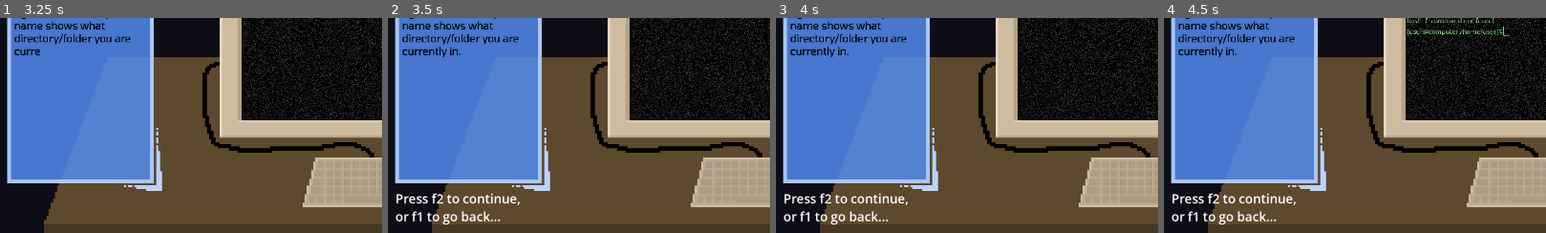
Above: before the commit, frames 1-4 (left to right).
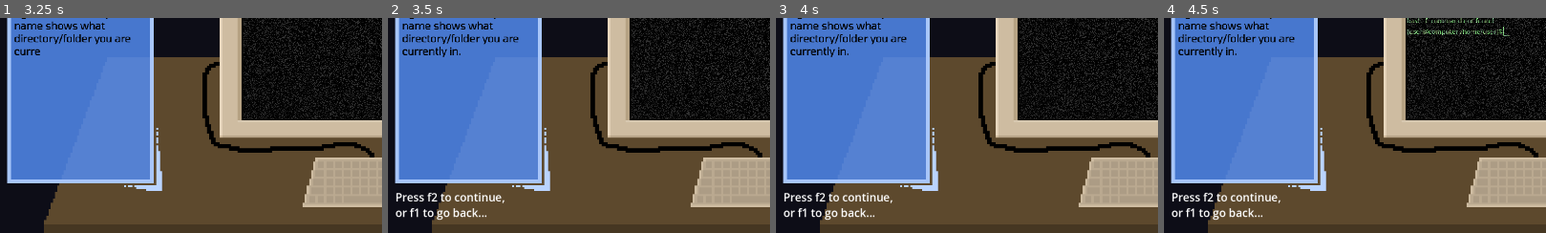
Above: after the commit, the same moments.

Repository: bunnybunnybun/The-Resistance
Game: Godot game, scene res://scenes/LearningTheBasics.tscn
The game is run twice, just before and just after one commit, with the same random seed, the same clock (stepped at 60 frames per second) and the same inputs. This scene is started directly instead of the project's main scene.
Inputs (mouse positions are % of the whole screen's width and height, from its top left):
- Up to frame 1 (3.25 s): tap Enter at 0.5, 0.6, 1.35, 2.3, 3.05 s; move the mouse to (11, 42) at 0.52 s; hold Right 0.53-1.28 s; click (11, 42) at 0.67 s; move the mouse to (50, 48) at 1.27 s; hold F1 (backward_in_dialog) 1.28-2.03 s; click (50, 48) at 1.42 s; move the mouse to (60, 28) at 2.02 s; hold Right 2.03-2.78 s; tap Alt at 2.1 s; move the mouse to (45, 70) at 2.77 s; hold F2 (forward_in_dialog) from 2.78 s (still down); tap Shift at 2.85 s; click (45, 70) at 2.92 s
- Up to frame 2 (3.5 s): keep holding F2 (forward_in_dialog)
- Up to frame 3 (4 s): tap F at 3.5 s; move the mouse to (80, 65) at 3.52 s; release F2 (forward_in_dialog) at 3.53 s; hold Left from 3.53 s (still down); tap Enter at 3.6 s
- Up to frame 4 (4.5 s): keep holding Left; tap F at 4.25 s; move the mouse to (20, 35) at 4.27 s; tap Enter at 4.35 s
The pictures show only the part of the screen within x 1-51%, y 43-93%; the shares and areas given below are measured in that part.

Frame 1 is identical in both runs. In frame 2, 1.8% of the frame differs, in the area x 2-35%, y 81-97%; in frame 3, 1.8%; in frame 4, 1.8%.

Commit message:
Created a 'show answer' button to help if you get stuck on the decrypting wifi password part.

Diff:
--- a/scenes/LearningTheBasics.tscn
+++ b/scenes/LearningTheBasics.tscn
@@ -11,6 +11,13 @@
 [ext_resource type="PackedScene" uid="uid://c22nd57fwepa8" path="res://scenes/pause_menu.tscn" id="8_x8wt3"]
 [ext_resource type="Shader" uid="uid://dg7bwch6d16pa" path="res://shaders/CRT.gdshader" id="9_popb1"]
 [ext_resource type="Script" uid="uid://yhhmhv0swh1n" path="res://scripts/nano.gd" id="10_0cwho"]
+[ext_resource type="Texture2D" uid="uid://dcv0qim7mxkuk" path="res://images/pause_menu_button.png" id="12_6gixm"]
+[ext_resource type="Texture2D" uid="uid://kalb6fyb8sq" path="res://images/pause_menu_button_click.png" id="13_1s73h"]
+[ext_resource type="Texture2D" uid="uid://jkfrtx7yncvs" path="res://images/pause_menu_button_hover.png" id="14_5v3h6"]
+[ext_resource type="Texture2D" uid="uid://ckrh7na86fasd" path="res://images/pause_menu_button_focused.png" id="15_ad878"]
+[ext_resource type="FontFile" uid="uid://b3gueu447qavs" path="res://fonts/elounda/font/Elounda-Regular.ttf" id="16_1s73h"]
+[ext_resource type="Script" uid="uid://boi72mdv2d5ey" path="res://scenes/show_answer.gd" id="16_ad878"]
+[ext_resource type="Texture2D" uid="uid://b14ib3allxbgq" path="res://images/pause_menu.png" id="17_5v3h6"]
 
 [sub_resource type="ShaderMaterial" id="ShaderMaterial_popb1"]
 shader = ExtResource("9_popb1")
@@ -127,10 +134,10 @@
 offset_left = 33.0
 offset_top = 354.0
 offset_right = 399.0
-offset_bottom = 447.0
+offset_bottom = 492.0
 grow_vertical = 2
 theme_override_colors/font_outline_color = Color(0, 0, 0, 0)
-theme_override_font_sizes/normal_font_size = 32
+theme_override_font_sizes/normal_font_size = 28
 bbcode_enabled = true
 
 [node name="Terminal" type="TextEdit" parent="."]
@@ -164,6 +171,7 @@
 script = ExtResource("1_2qdsd")
 
 [node name="file_editor_terminal" type="Control" parent="."]
+visible = false
 layout_mode = 1
 anchors_preset = 8
 anchor_left = 0.5
@@ -275,4 +283,74 @@
 visible = false
 layout_mode = 1
 
+[node name="show_answer" type="TextureButton" parent="."]
+texture_filter = 1
+layout_mode = 1
+anchors_preset = 1
+anchor_left = 1.0
+anchor_right = 1.0
+offset_left = -278.0
+offset_top = 15.0
+offset_right = -15.0
+offset_bottom = 123.0
+grow_horizontal = 0
+texture_normal = ExtResource("12_6gixm")
+texture_pressed = ExtResource("13_1s73h")
+texture_hover = ExtResource("14_5v3h6")
+texture_focused = ExtResource("15_ad878")
+stretch_mode = 5
+script = ExtResource("16_ad878")
+
+[node name="Label" type="Label" parent="show_answer"]
+layout_mode = 1
+anchors_preset = 15
+anchor_right = 1.0
+anchor_bottom = 1.0
+grow_horizontal = 2
+grow_vertical = 2
+theme_override_colors/font_color = Color(0, 0, 0, 1)
+theme_override_constants/outline_size = 2
+theme_override_fonts/font = ExtResource("16_1s73h")
+theme_override_font_sizes/font_size = 26
+text = "Stuck?
+Show answer"
+horizontal_alignment = 1
+vertical_alignment = 1
+
+[node name="answer_box" type="TextureRect" parent="."]
+texture_filter = 1
+layout_mode = 1
+anchors_preset = 15
+anchor_right = 1.0
+anchor_bottom = 1.0
+offset_left = 1560.0
+offset_top = 143.0
+offset_right = -17.0
+offset_bottom = -474.0
+grow_horizontal = 2
+grow_vertical = 2
+texture = ExtResource("17_5v3h6")
+stretch_mode = 5
+
+[node name="Label" type="RichTextLabel" parent="answer_box"]
+layout_mode = 1
+anchors_preset = 15
+anchor_right = 1.0
+anchor_bottom = 1.0
+offset_left = 34.0
+offset_top = 33.0
+offset_right = -34.0
+offset_bottom = -32.0
+grow_horizontal = 2
+grow_vertical = 2
+focus_mode = 2
+theme_override_colors/default_color = Color(0, 0, 0, 1)
+theme_override_colors/font_outline_color = Color(0, 0, 0, 1)
+theme_override_constants/outline_size = 2
+theme_override_fonts/normal_font = ExtResource("2_kucbt")
+theme_override_font_sizes/normal_font_size = 33
+text = "The password is \"secure\", so the full command to connect to wifi would be: nmcli device wifi connect PurpleArmadillo password secure"
+selection_enabled = true
+
 [connection signal="gui_input" from="file_editor_terminal/text_box" to="file_editor_terminal/text_box" method="_on_gui_input"]
+[connection signal="pressed" from="show_answer" to="show_answer" method="_on_pressed"]
--- /dev/null
+++ b/scenes/show_answer.gd
@@ -0,0 +1,15 @@
+extends TextureButton
+@onready var button = $"."
+@onready var answer_box = $"../answer_box"
+
+func _ready():
+	button.visible = false
+	answer_box.visible = false
+
+
+
+func _on_pressed():
+	if answer_box.visible == false:
+		answer_box.visible = true
+	else:
+		answer_box.visible = false
--- a/scripts/rich_text_label.gd
+++ b/scripts/rich_text_label.gd
@@ -32,12 +32,16 @@
 func on_tween_finish():
 	if current_dialog == 4:
 		label2.text = "Complete the task to continue, or press f1 to go back..."
-	if current_dialog == 7:
+	elif current_dialog == 6:
+		$"../../show_answer".visible = true
+	elif current_dialog == 7:
 		label2.text = "Press f2 to continue,\nor f1 to go back..."
 	label2.visible = true
 
 func _input(event):
 	if Input.is_action_just_pressed("forward_in_dialog") and label2.visible == true and label2.text == "Press f2 to continue,\nor f1 to go back...":
+		$"../../show_answer".visible = false
+		$"../../answer_box".visible = false
 		label.accept_event()
 		label.visible_ratio = 0.0
 		label2.visible = false
@@ -58,6 +62,8 @@
 			tween.finished.connect(on_tween_finish)
 
 	if Input.is_action_just_pressed("backward_in_dialog") and label2.visible == true:
+		$"../../show_answer".visible = false
+		$"../../answer_box".visible = false
 		label.accept_event()
 		label.visible_ratio = 0.0
 		label2.visible = false
@@ -106,6 +112,8 @@
 func nmcli_connect_completed():
 	if current_dialog == 6 and label2.visible == true:
 		label.accept_event()
+		$"../../show_answer".visible = false
+		$"../../answer_box".visible = false
 		label.visible_ratio = 0.0
 		label2.visible = false
 		current_dialog += 1
Not shown: 1 places in scenes/LearningTheBasics.tscn that only renumber resources
Not shown, added: scenes/show_answer.gd.uid
